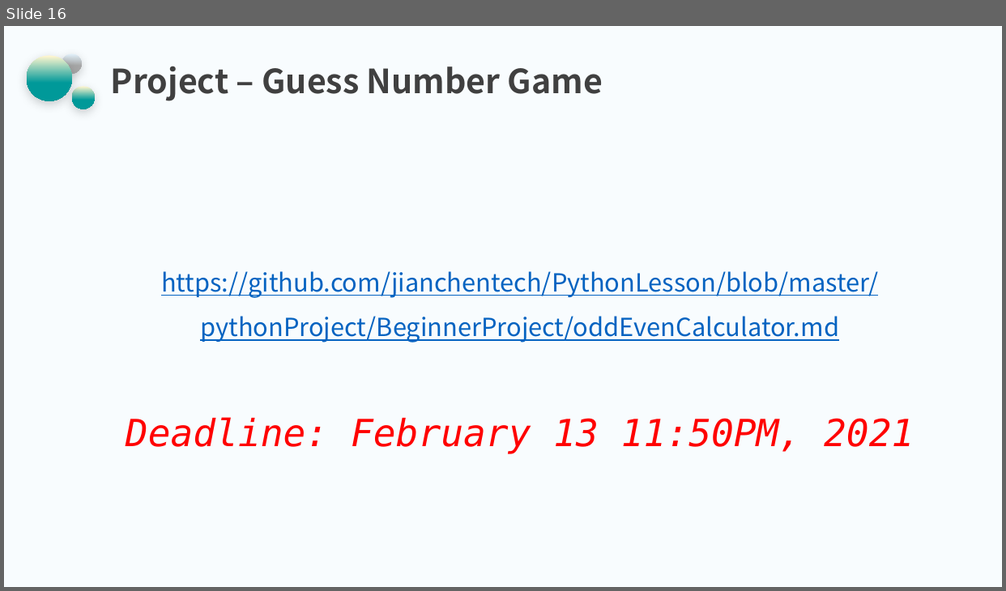
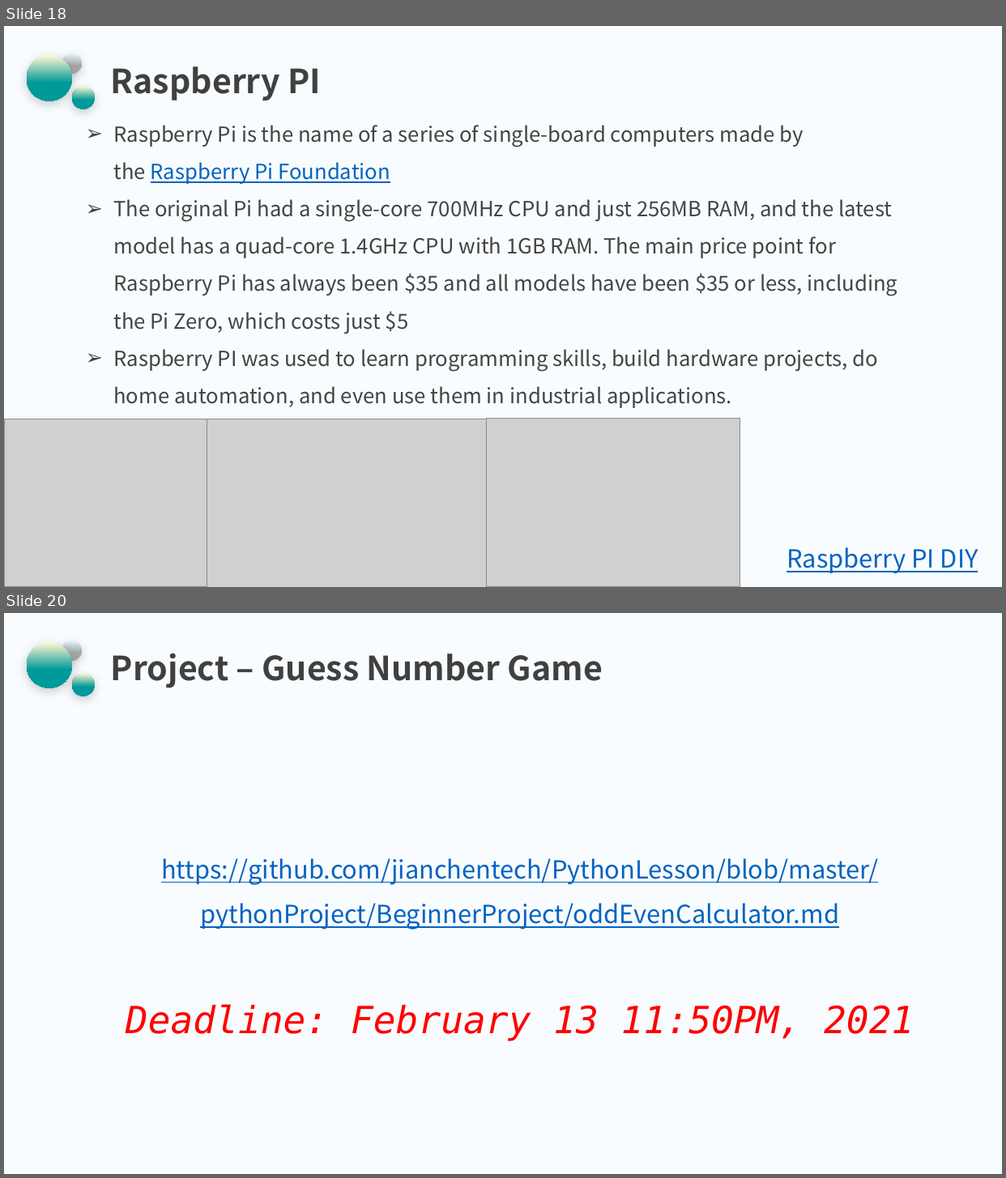
Before and after one commit to jianchentech/PythonLesson, a slide deck: pythonBeginnerLecture/PythonPart10.pptx. Shown one above the other, each under a label of ours: slide 16 before the commit, slides 18 and 20 after it; the slides between them are not shown. The pictures are 1006x591 and 1006x1178 pixels, drawn with LibreOffice and Linux fonts; fonts in the diff are those of the drawing; grey boxes stand for pictures; background and template pictures are left out. Boxes give left, top, right and bottom in pixels: in the first picture for what was removed or moved away, otherwise in the second. Text is boxed around its words. In the diff, an @@ line names an element or a change of style, - is before the commit and + after.

```diff
--- a/pythonBeginnerLecture/PythonPart10.pptx
+++ b/pythonBeginnerLecture/PythonPart10.pptx
@@ slide 18 added at box(4, 26, 1002, 587), background picture (left out); not listed: 3 template elements that a slide beside it also shows @@
@@ title added at box(111, 66, 321, 101), 32 pt, text gradient #404040 to #808080, bold @@
+Raspberry PI
@@ text added at box(113, 125, 898, 408), 20 pt, text #444444 @@
+➢ Raspberry Pi is the name of a series of single-board computers made by the Raspberry Pi Foundation
+➢ The original Pi had a single-core 700MHz CPU and just 256MB RAM, and the latest model has a quad-core 1.4GHz CPU with 1GB RAM. The main price point for Raspberry Pi has always been $35 and all models have been $35 or less, including the Pi Zero, which costs just $5
+➢ Raspberry PI was used to learn programming skills, build hardware projects, do home automation, and even use them in industrial applications.
@@ picture added at box(4, 420, 206, 587) @@
@@ picture added at box(206, 420, 487, 587) @@
@@ picture added at box(487, 418, 740, 587) @@
@@ text added at box(786, 548, 978, 574), 24 pt, text #0563C1, underline @@
+Raspberry PI DIY
@@ what was slide 16 is now slide 20 @@
```
Also in this commit, not shown: 3 slides changed, 14 other slides added, 11 slides removed.
